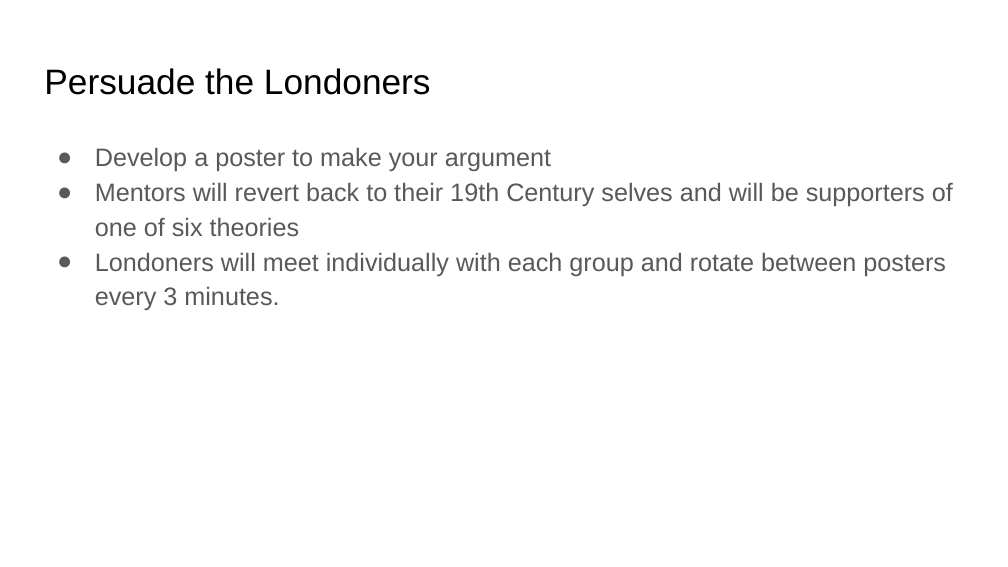
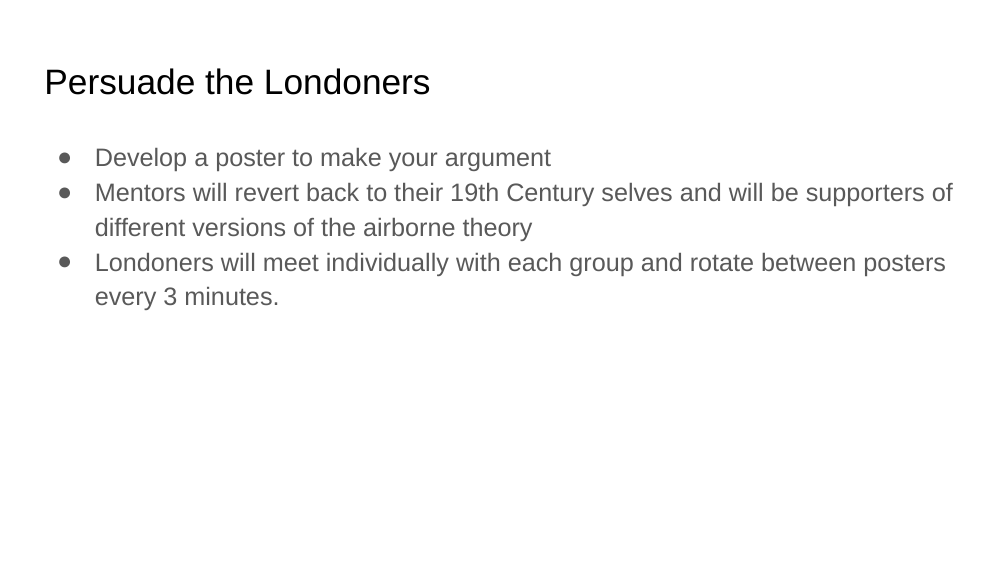
Before and after one commit to uchicago-dsi/data4all, a slide deck: slide 10 of Case 1 - Cholera/Lesson 8/Slides/Lesson_8_Lecture-2.pptx. Drawn at 1008x567 pixels with LibreOffice and Linux fonts; fonts in the diff are those of the drawing. Boxes give left, top, right and bottom in pixels: in the first picture for what was removed or moved away, otherwise in the second. Text is boxed around its words. In the diff, an @@ line names an element or a change of style, - is before the commit and + after.

```diff
--- a/Case 1 - Cholera/Lesson 8/Slides/Lesson_8_Lecture-2.pptx
+++ b/Case 1 - Cholera/Lesson 8/Slides/Lesson_8_Lecture-2.pptx
@@ text at bbox=[95, 182, 953, 241]: text changed @@
-● Mentors will revert back to their 19th Century selves and will be supporters of one of six theories
+● Mentors will revert back to their 19th Century selves and will be supporters of different versions of the airborne theory
```
Also in this commit, not shown: 5 other slides changed, 2 slides added, 2 slides removed, 1 other file.
